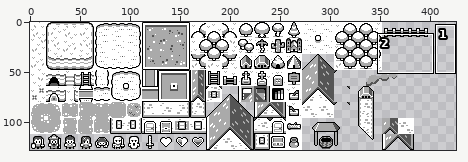
Sprite sheet -- asset_originals/tilesets/Kenney_monochromerpg_extended.png. Above, an overview of the earlier version with the close-up marked.
Close-up. Before the commit:
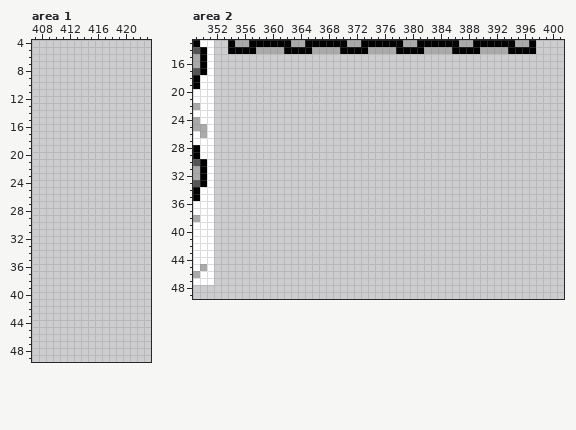
The file is 432x128 pixels. Shown: area 1: x 407..423, y 4..49; area 2: x 349..401, y 13..49. The wide view leaves out empty margins.
Now the later version:
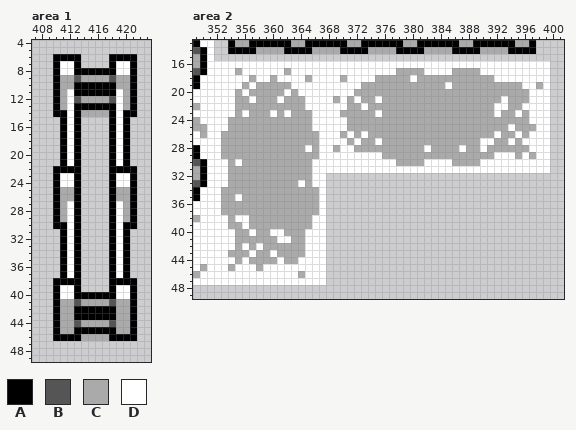
Palette (. is transparent): A #000000  B #555555  C #aaaaaa  D #ffffff
The exact change:
Area 1:
y 6: x 410..413 .... -> AAAA; x 418..421 .... -> AAAA
y 7: x 410..413 .... -> ADDA; x 418..421 .... -> ADDA
y 8: x 410..421 ............ -> ADDAAAAAADDA
y 9: x 410..421 ............ -> ACCBCCCCBCCA
y 10: x 410..421 ............ -> ACCAAAAAACCA
y 11: x 410..421 ............ -> ACDAAAAAADCA
y 12: x 410..421 ............ -> ACDBCCCCBDCA
y 13: x 410..421 ............ -> ACDAAAAAADCA
y 14: x 410..421 ............ -> AADACCCCADAA
y 15..21: x 411..413 ... -> ADA; x 418..420 ... -> ADA
y 22: x 410..413 .... -> AAAA; x 418..421 .... -> AAAA
y 23..24: x 410..413 .... -> ADDA; x 418..421 .... -> ADDA
y 25..26: x 410..413 .... -> ACCA; x 418..421 .... -> ACCA
y 27..29: x 410..413 .... -> ACDA; x 418..421 .... -> ADCA
y 30: x 410..413 .... -> AADA; x 418..421 .... -> ADAA
y 31..37: x 411..413 ... -> ADA; x 418..420 ... -> ADA
y 38: x 410..413 .... -> AAAA; x 418..421 .... -> AAAA
y 39: x 410..413 .... -> ADDA; x 418..421 .... -> ADDA
y 40: x 410..421 ............ -> ADDAAAAAADDA
y 41: x 410..421 ............ -> ACCBCCCCBCCA
y 42..43: x 410..421 ............ -> ACCAAAAAACCA
y 44: x 410..421 ............ -> ACCBCCCCBCCA
y 45: x 410..421 ............ -> ACCAAAAAACCA
y 46: x 410..421 ............ -> AAAACCCCAAAA
Area 2:
y 16: x 352..399 ................................................ -> DDDDDDDDDDDDDDDDDDDDDDDDDDDDDDDDDDDDDDDDDDDDDDDD
y 17: x 352..399 ................................................ -> DDDCDDDDDDCDDDDDDDDDDDDDDDCCCCDDDDCCCCDDDDDDDDDD
y 18: x 352..399 ................................................ -> DDDDDCDDCDDDDCDDDDCDDDDCCCCCDCCCCCCCCCCCDDDDDDDD
y 19: x 352..399 ................................................ -> DDDDCDCCCCCDDDDDDDDDDCCCCCCCCCCCCDCCCCCCCCCCDDCD
y 20: x 352..399 ................................................ -> DDDCDCCCCCDCDDDDDDDDCCCCCCCCCCCCCCCCCCCCCCCCCDDD
y 21: x 352..399 ................................................ -> DDDCCDCCCDCCCDDDDCDCDCCDCCCCCCCCCCCCCCCCCDCCCDDD
y 22: x 352..399 ................................................ -> DDDCCCCCCCCCCDDDDDDCCDCCCCCCCCCCCCCCCCCCDDCCDDDD
y 23: x 352..399 ................................................ -> DDDCDCCCDCDCCCDDDDCCCCCDCCCCCCCCCCCCCCCCDCCDCDDD
y 24: x 352..399 ................................................ -> DDCCCCCCCCCCCCDDDDDCCCCCCCCCCCCCCCCCCCCCCCCCCDDD
y 25: x 352..399 ................................................ -> DDCCCCCCCCCCCCDDDDDCCCCCCCCCCCCCCCCCCCCCCCDCCCDD
y 26: x 352..399 ................................................ -> DCCCCCCCCCCCCCCDDDCDCDCCCCCCCCCCCCCCCCCCDCCDCDDD
y 27: x 352..399 ................................................ -> DCCCCCCCCCCCCCCDDDDCDCCDCCCCCCCCCCCCCCDDCCDCDDDD
y 28: x 352..399 ................................................ -> DCCCCCCCCCCCCDCDDCDDCCCCCCCCCCDCCCCDCCDCCCCCCDDD
y 29: x 352..399 ................................................ -> DCCCCCCCCCCCCCCDDDDDDDDDCCCCCCCCCCCCCCCCDDDCDCDD
y 30: x 352..399 ................................................ -> DDCDCCCCCCCCCCDDDDDDDDDDDDCCCCDDDDCCCCDDDDDDDDDD
y 31: x 352..399 ................................................ -> DDCCCCCCCCCCCCDDDDDDDDDDDDDDDDDDDDDDDDDDDDDDDDDD
y 32: x 352..367 ................ -> DDCCCCCCCCCCCCDD
y 33: x 352..367 ................ -> DDCCCCCCCCCCDCDD
y 34: x 352..367 ................ -> DCCCCCCCCCCCCCCD
y 35: x 352..367 ................ -> DCCDCCCCCCCCCCCD
y 36..37: x 352..367 ................ -> DCCCCCCCCCCCCCCD
y 38: x 352..367 ................ -> DDCDDCCCCCCCCCDD
y 39: x 352..367 ................ -> DDCCDCCCCCCCCCDD
y 40: x 352..367 ................ -> DDDCCDCCDDCCCDDD
y 41: x 352..367 ................ -> DDDCCCCCCDDCCDDD
y 42: x 352..367 ................ -> DDDCDCDCCCCCCDDD
y 43: x 352..367 ................ -> DDCCCDCCDCCCCDDD
y 44: x 352..367 ................ -> DDDCDCCCCDCCDDDD
y 45: x 352..367 ................ -> DDCDDDCDDDDDDDDD
y 46: x 352..367 ................ -> DDDDDDDDDDDDCDDD
y 47: x 352..367 ................ -> DDDDDDDDDDDDDDDD
